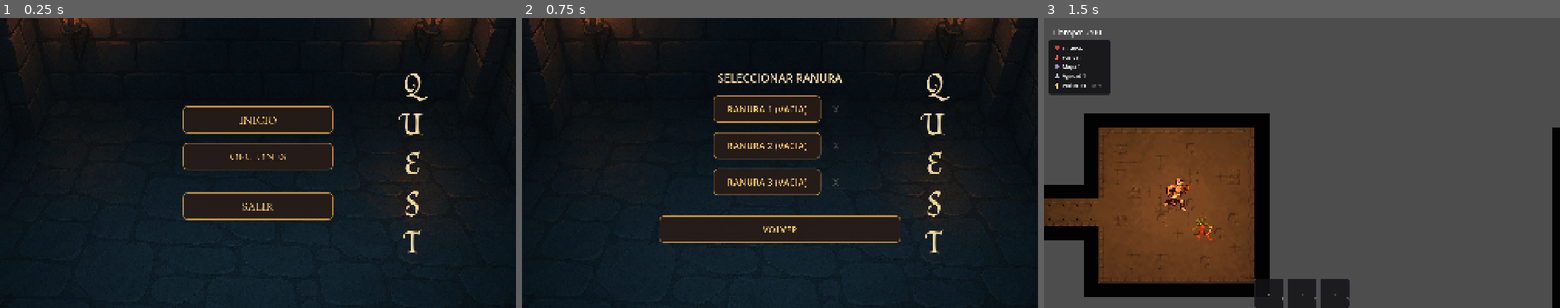
Above: before the commit, frames 1-3 (left to right).
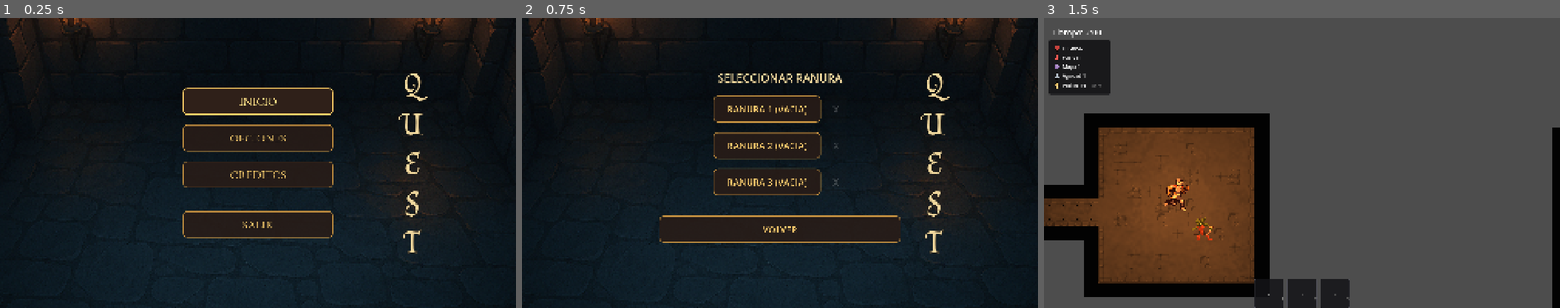
Above: after the commit, the same moments.

Repository: fedemuntaabski/Quest
Game: Godot game, scene res://scenes/MainMenu.tscn
Two runs of this game, one before a commit and one after it. Both use one fixed random seed, a clock stepped at 60 frames per second and the inputs below.
Inputs:
- Up to frame 1 (0.25 s): no input
- Up to frame 2 (0.75 s): click "INICIO" at 0.5 s
- Up to frame 3 (1.5 s): click "RANURA 1 (VACIA)" at 1.25 s

The runs differ from the first frame. In frame 1, 7.3% of the frame differs, in the area x 35-65%, y 24-76%; in frame 2, nothing differs; in frame 3, nothing differs.

Commit message:
creditos y mejoras en el mainmenu

Diff:
--- /dev/null
+++ b/scenes/CreditMenu.tscn
@@ -0,0 +1,95 @@
+[gd_scene format=3 uid="uid://i3p8oku6s7if"]
+
+[ext_resource type="Script" uid="uid://bq42kus1ahq3a" path="res://scripts/ui/menus/CreditScene.gd" id="1_jehhf"]
+
+[node name="CreditsScene" type="Control" unique_id=845254371]
+layout_mode = 3
+anchors_preset = 15
+anchor_right = 1.0
+anchor_bottom = 1.0
+grow_horizontal = 2
+grow_vertical = 2
+script = ExtResource("1_jehhf")
+
+[node name="Background" type="ColorRect" parent="." unique_id=239182402]
+layout_mode = 1
+anchors_preset = 15
+anchor_right = 1.0
+anchor_bottom = 1.0
+grow_horizontal = 2
+grow_vertical = 2
+color = Color(0.03, 0.03, 0.03, 1)
+
+[node name="CenterContainer" type="CenterContainer" parent="." unique_id=1158082035]
+layout_mode = 1
+anchors_preset = 15
+anchor_right = 1.0
+anchor_bottom = 1.0
+grow_horizontal = 2
+grow_vertical = 2
+
+[node name="CreditsVBox" type="VBoxContainer" parent="CenterContainer" unique_id=712024331]
+layout_mode = 2
+theme_override_constants/separation = 30
+
+[node name="StudioLabel" type="Label" parent="CenterContainer/CreditsVBox" unique_id=1841627247]
+layout_mode = 2
+theme_override_font_sizes/font_size = 56
+text = "BAZINGA STUDIO"
+horizontal_alignment = 1
+
+[node name="Spacer1" type="Control" parent="CenterContainer/CreditsVBox" unique_id=37419442]
+custom_minimum_size = Vector2(0, 80)
+layout_mode = 2
+
+[node name="TeamTitle" type="Label" parent="CenterContainer/CreditsVBox" unique_id=536696623]
+layout_mode = 2
+theme_override_font_sizes/font_size = 36
+text = "Integrantes"
+horizontal_alignment = 1
+
+[node name="Member1" type="Label" parent="CenterContainer/CreditsVBox" unique_id=1113474171]
+layout_mode = 2
+theme_override_font_sizes/font_size = 28
+text = "Federico"
+horizontal_alignment = 1
+
+[node name="Member2" type="Label" parent="CenterContainer/CreditsVBox" unique_id=1891779486]
+layout_mode = 2
+theme_override_font_sizes/font_size = 28
+text = "Integrante 2"
+horizontal_alignment = 1
+
+[node name="Member3" type="Label" parent="CenterContainer/CreditsVBox" unique_id=191809164]
+layout_mode = 2
+theme_override_font_sizes/font_size = 28
+text = "Integrante 3"
+horizontal_alignment = 1
+
+[node name="Spacer2" type="Control" parent="CenterContainer/CreditsVBox" unique_id=1440560820]
+custom_minimum_size = Vector2(0, 120)
+layout_mode = 2
+
+[node name="ThanksLabel" type="Label" parent="CenterContainer/CreditsVBox" unique_id=1077303054]
+layout_mode = 2
+theme_override_font_sizes/font_size = 24
+text = "Gracias por jugar"
+horizontal_alignment = 1
+
+[node name="EndLabel" type="Label" parent="CenterContainer/CreditsVBox" unique_id=1407257425]
+layout_mode = 2
+theme_override_font_sizes/font_size = 20
+text = "2026"
+horizontal_alignment = 1
+
+[node name="BackButton" type="Button" parent="." unique_id=1944250572]
+layout_mode = 0
+anchor_left = 0.5
+anchor_top = 1.0
+anchor_right = 0.5
+anchor_bottom = 1.0
+offset_left = -100.0
+offset_top = -80.0
+offset_right = 100.0
+offset_bottom = -20.0
+text = "Volver"
--- a/scenes/MainMenu.tscn
+++ b/scenes/MainMenu.tscn
@@ -170,6 +170,24 @@
 theme_override_styles/focus = SubResource("StyleBoxFlat_button_focus")
 text = "OPCIONES"
 
+[node name="CreditsButton" type="Button" parent="CenterContainer/VBoxContainer" unique_id=1342937924]
+custom_minimum_size = Vector2(400, 100)
+layout_mode = 2
+theme_override_colors/font_color = Color(0.95, 0.78, 0.42, 1)
+theme_override_colors/font_focus_color = Color(1, 0.88, 0.53, 1)
+theme_override_colors/font_pressed_color = Color(0.86, 0.67, 0.33, 1)
+theme_override_colors/font_hover_color = Color(1, 0.9, 0.58, 1)
+theme_override_colors/font_outline_color = Color(0.05, 0.05, 0.05, 1)
+theme_override_constants/outline_size = 3
+theme_override_fonts/font = ExtResource("4_ui_font")
+theme_override_font_sizes/font_size = 42
+theme_override_styles/normal = SubResource("StyleBoxFlat_button_normal")
+theme_override_styles/pressed = SubResource("StyleBoxFlat_button_pressed")
+theme_override_styles/hover = SubResource("StyleBoxFlat_button_hover")
+theme_override_styles/focus = SubResource("StyleBoxFlat_button_focus")
+text = "CRÉDITOS
+"
+
 [node name="ExitMargin" type="MarginContainer" parent="CenterContainer/VBoxContainer" unique_id=1823456789]
 layout_mode = 2
 theme_override_constants/margin_top = 50
--- a/scenes/TutorialLayer.tscn
+++ b/scenes/TutorialLayer.tscn
@@ -14,6 +14,7 @@
 color = Color(0, 0, 0, 0.35)
 
 [node name="Label" type="Label" parent="." unique_id=987654320]
+visible = false
 anchors_preset = 12
 anchor_top = 1.0
 anchor_right = 1.0
--- /dev/null
+++ b/scripts/ui/menus/CreditScene.gd
@@ -0,0 +1,24 @@
+extends Control
+
+const SCROLL_SPEED := 40.0
+const MAIN_MENU_SCENE := "res://scenes/MainMenu.tscn"
+
+@onready var scroll_container: ScrollContainer = $CenterContainer/ScrollContainer
+@onready var back_button: Button = $BackButton
+
+func _ready() -> void:
+
+	if not back_button.pressed.is_connected(_on_back_pressed):
+		back_button.pressed.connect(_on_back_pressed)
+
+func _process(delta: float) -> void:
+
+	scroll_container.scroll_vertical += int(
+		SCROLL_SPEED * delta
+	)
+
+func _on_back_pressed() -> void:
+
+	get_tree().change_scene_to_file(
+		MAIN_MENU_SCENE
+	)
--- a/scripts/ui/menus/MainMenu.gd
+++ b/scripts/ui/menus/MainMenu.gd
@@ -2,71 +2,122 @@
 
 @onready var center_container: CenterContainer = $CenterContainer
 @onready var main_vbox: VBoxContainer = $CenterContainer/VBoxContainer
+
 @onready var start_button: Button = $CenterContainer/VBoxContainer/StartButton
 @onready var options_button: Button = $CenterContainer/VBoxContainer/OptionsButton
+@onready var credit_button: Button = $CenterContainer/VBoxContainer/CreditsButton
 @onready var exit_button: Button = $CenterContainer/VBoxContainer/ExitMargin/ExitButton
+
 @onready var options_menu: OptionsMenu = $OptionsMenu
+
 @onready var click_sound: AudioStreamPlayer = $click
 @onready var hover_sound: AudioStreamPlayer = $hover
 
-var flow: MainMenuFlow = null
+var flow: MainMenuFlow
+
 
 func _ready() -> void:
 	_setup_content_scaling()
-	_connect_menu_signals()
+	_connect_signals()
+
+	start_button.grab_focus()
 
 	flow = MainMenuFlow.new()
-	flow.setup(self, center_container, main_vbox, options_menu, click_sound, hover_sound)
+
+	flow.setup(
+		self,
+		center_container,
+		main_vbox,
+		options_menu,
+		click_sound,
+		hover_sound
+	)
+
 	flow.build_slot_selector(start_button)
 
-	if options_menu and not options_menu.closed.is_connected(_on_options_menu_closed):
-		options_menu.closed.connect(_on_options_menu_closed)
 	if options_menu:
 		options_menu.close()
 
+
 func _setup_content_scaling() -> void:
 	var root_window: Window = get_tree().root
+
 	root_window.content_scale_mode = Window.CONTENT_SCALE_MODE_CANVAS_ITEMS
 	root_window.content_scale_aspect = Window.CONTENT_SCALE_ASPECT_KEEP
 
-func _connect_menu_signals() -> void:
+
+func _connect_signals() -> void:
+
 	var hover_targets: Array[BaseButton] = [
 		start_button,
 		options_button,
+		credit_button,
 		exit_button
 	]
 
 	for button in hover_targets:
+
 		if button and not button.mouse_entered.is_connected(_on_any_button_mouse_entered):
 			button.mouse_entered.connect(_on_any_button_mouse_entered)
 
-	if not options_button.pressed.is_connected(_on_options_button_pressed):
+	if options_button and not options_button.pressed.is_connected(_on_options_button_pressed):
 		options_button.pressed.connect(_on_options_button_pressed)
 
+	if credit_button and not credit_button.pressed.is_connected(_on_credits_button_pressed):
+		credit_button.pressed.connect(_on_credits_button_pressed)
+
+	if options_menu and not options_menu.closed.is_connected(_on_options_menu_closed):
+		options_menu.closed.connect(_on_options_menu_closed)
+
 func _on_any_button_mouse_entered() -> void:
-	if hover_sound and hover_sound.stream:
-		hover_sound.play()
+
+	if hover_sound == null:
+		return
+
+	if hover_sound.stream == null:
+		return
+
+	if hover_sound.playing:
+		return
+
+	hover_sound.play()
+
 
 func _play_click() -> void:
+
 	if click_sound and click_sound.stream:
 		click_sound.play()
+
 
 func _on_options_button_pressed() -> void:
 	_play_click()
 	_show_options_menu()
 
+
 func _on_options_menu_closed() -> void:
+
 	if flow:
 		flow.show_main_menu()
 
+
 func _show_options_menu() -> void:
+
 	if flow:
 		flow.show_options_menu()
 
+
 func on_start_button_pressed() -> void:
+
 	if flow:
 		flow.start_pressed()
 
+func _on_credits_button_pressed() -> void:
+	print("CREDITS")
+
+	if flow:
+		flow.credits_pressed()
+
 func on_exit_button_pressed() -> void:
+
 	if flow:
 		flow.exit_pressed()
--- a/scripts/ui/menus/MainMenuFlow.gd
+++ b/scripts/ui/menus/MainMenuFlow.gd
@@ -1,16 +1,34 @@
 extends RefCounted
 class_name MainMenuFlow
 
-var _SaveSlotSelector = preload("res://scripts/ui/menus/SaveSlotSelector.gd")
+const GAME_SCENE := "res://scenes/Main2d.tscn"
+const CREDITS_SCENE := "res://scenes/CreditsScene.tscn"
+
+
+var _SaveSlotSelector := preload(
+	"res://scripts/ui/menus/SaveSlotSelector.gd"
+)
+
+enum MenuState {
+	MAIN,
+	SLOT_SELECT,
+	OPTIONS
+}
 
 var owner: Node = null
+
 var center_container: CenterContainer = null
 var main_vbox: VBoxContainer = null
 var options_menu: OptionsMenu = null
+
 var click_sound: AudioStreamPlayer = null
 var hover_sound: AudioStreamPlayer = null
 
 var slot_selector: SaveSlotSelector = null
+
+var current_state: MenuState = MenuState.MAIN
+var is_transitioning: bool = false
+
 
 func setup(
 	p_owner: Node,
@@ -20,78 +38,181 @@
 	p_click_sound: AudioStreamPlayer,
 	p_hover_sound: AudioStreamPlayer
 ) -> void:
+
 	owner = p_owner
+
 	center_container = p_center_container
 	main_vbox = p_main_vbox
+
 	options_menu = p_options_menu
+
 	click_sound = p_click_sound
 	hover_sound = p_hover_sound
 
+
 func build_slot_selector(start_button: Button) -> void:
+
 	if owner == null:
 		return
 
 	slot_selector = _SaveSlotSelector.new()
-	slot_selector.setup(start_button, click_sound, hover_sound)
+
+	slot_selector.setup(
+		start_button,
+		click_sound,
+		hover_sound
+	)
+
 	slot_selector.visible = false
+
 	owner.add_child(slot_selector)
 
 	if not slot_selector.slot_selected.is_connected(_on_slot_selected):
 		slot_selector.slot_selected.connect(_on_slot_selected)
+
 	if not slot_selector.back_pressed.is_connected(_on_slot_back_pressed):
 		slot_selector.back_pressed.connect(_on_slot_back_pressed)
 
+
 func show_main_menu() -> void:
-	if center_container:
-		center_container.visible = true
-	if main_vbox:
-		main_vbox.visible = true
+
+	current_state = MenuState.MAIN
+
+	_set_main_menu_visible(true)
+
 	if slot_selector:
 		slot_selector.visible = false
 
+
 func show_options_menu() -> void:
-	if center_container:
-		center_container.visible = false
+
+	current_state = MenuState.OPTIONS
+
+	_set_main_menu_visible(false)
+
 	if slot_selector:
 		slot_selector.visible = false
+
 	if options_menu:
 		options_menu.open()
 
+
 func start_pressed() -> void:
+
+	if is_transitioning:
+		return
+
+	current_state = MenuState.SLOT_SELECT
+
 	_play_click()
-	if center_container:
-		center_container.visible = false
-	if main_vbox:
-		main_vbox.visible = false
+
+	_set_main_menu_visible(false)
+
 	if slot_selector:
 		slot_selector.refresh()
 		slot_selector.visible = true
 
+
 func exit_pressed() -> void:
+
+	if is_transitioning:
+		return
+
+	is_transitioning = true
+
 	_play_click()
+
 	if owner == null:
 		return
+
 	await owner.get_tree().create_timer(0.15).timeout
-	# Flush pending saves before quitting the application.
+
 	ManagerLocator.flush_saves()
+
 	owner.get_tree().quit()
 
+
 func _on_slot_back_pressed() -> void:
+
 	show_main_menu()
 
+
 func _on_slot_selected(slot_id: int) -> void:
+
+	if is_transitioning:
+		return
+
+	is_transitioning = true
+
 	var save_mgr := ManagerLocator.get_save_manager()
-	if save_mgr:
-		save_mgr.load_game(slot_id)
+
+	if save_mgr == null:
+
+		push_error(
+			"MainMenuFlow: SaveManager not found."
+		)
+
+		is_transitioning = false
+		return
+
+	save_mgr.load_game(slot_id)
+
+	await _change_to_game_scene()
+
+
+func _change_to_game_scene() -> void:
 
 	if owner == null:
 		return
 
 	await owner.get_tree().create_timer(0.15).timeout
-	# Ensure pending saves are flushed before scene change.
+
 	ManagerLocator.flush_saves()
-	owner.get_tree().change_scene_to_file("res://scenes/Main2d.tscn")
+
+	owner.get_tree().change_scene_to_file(
+		GAME_SCENE
+	)
+
+
+func _set_main_menu_visible(value: bool) -> void:
+
+	if center_container:
+		center_container.visible = value
+
+	if main_vbox:
+		main_vbox.visible = value
+
 
 func _play_click() -> void:
+
 	if click_sound and click_sound.stream:
 		click_sound.play()
+
+func credits_pressed() -> void:
+
+	print("1")
+
+	if is_transitioning:
+		print("2")
+		return
+
+	is_transitioning = true
+
+	print("3")
+
+	_play_click()
+
+	await owner.get_tree().create_timer(0.15).timeout
+
+	print("4")
+
+	var err := owner.get_tree().change_scene_to_file(
+		CREDITS_SCENE
+	)
+
+	print("5", err)
+	print(FileAccess.file_exists(CREDITS_SCENE))
+
+	if err != OK:
+		push_error("No se pudo abrir CreditsScene.")
+		is_transitioning = false
Not shown, added: scripts/ui/menus/CreditScene.gd.uid
